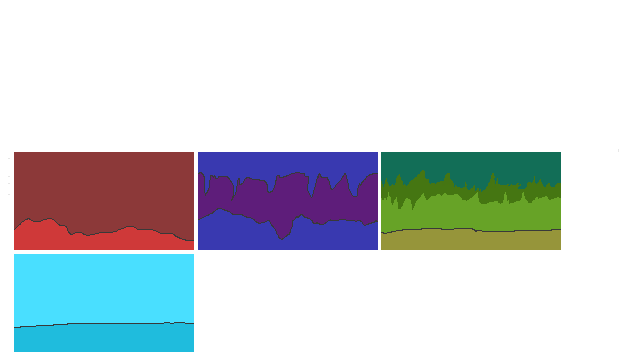
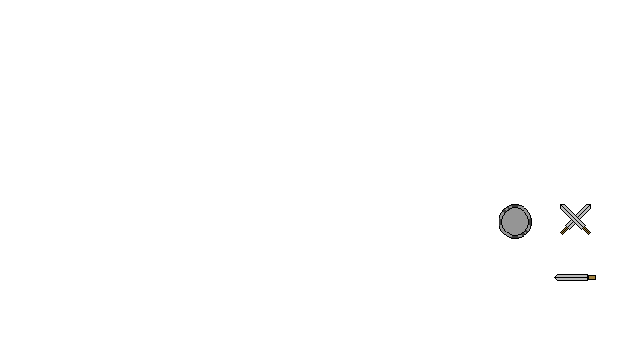
Revision of a layered 640×360 image; what changed, layer by layer:
added group "AttackIconToggler" with 6 layers above "Biomeicon" over [499, 194, 596, 281]
moved "removebutton" into group "AttackIconToggler", painted on it over [499, 201, 564, 239]
added layer "Layer 5 copy 2" in group "AttackIconToggler" over [554, 274, 596, 281]
added layer "Layer 5 copy" in group "AttackIconToggler" over [560, 204, 591, 235]
showed "Layer 5", moved it into group "AttackIconToggler", painted on it over [560, 204, 591, 235]
hid group "Biomes" (42 layers) over [8, 149, 619, 352]
moved "Biome3" (2nd of 2, in "Biomes" › "Biome3") into group "Biome3" over [8, 149, 619, 352]
moved "Biome2" (2nd of 2, in "Biomes" › "Biome2") into group "Biome2" over [381, 152, 561, 250]
moved "Biome1" (2nd of 2, in "Biomes" › "Biome1") into group "Biome1" over [198, 152, 378, 250]
moved "Biome0" (2nd of 2, in "Biomes" › "Biome0") into group "Biome0" over [14, 152, 194, 250]
